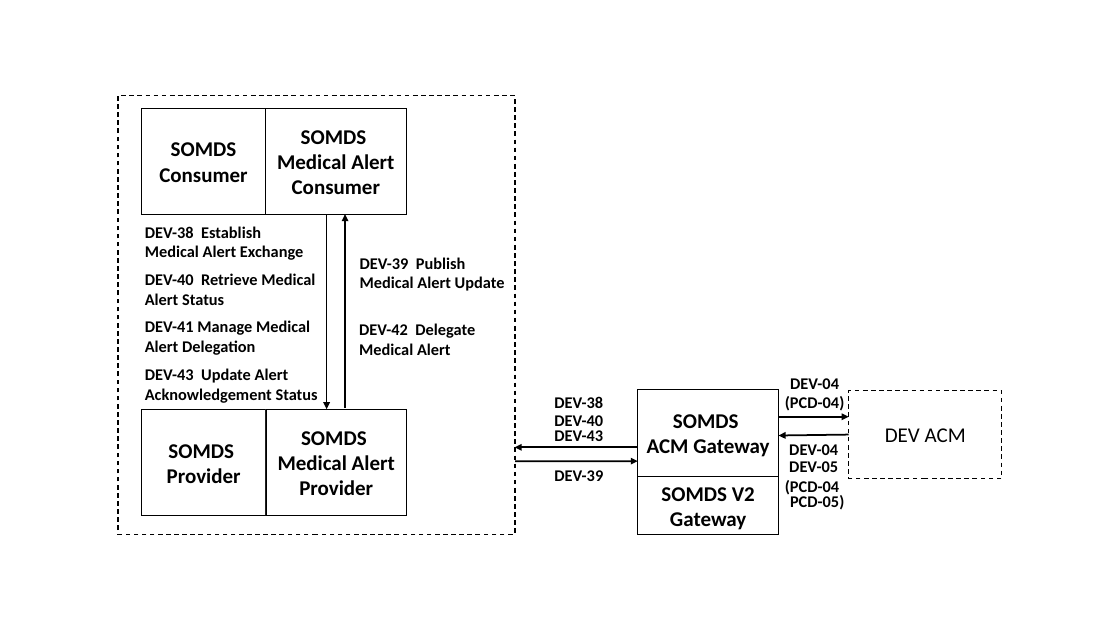
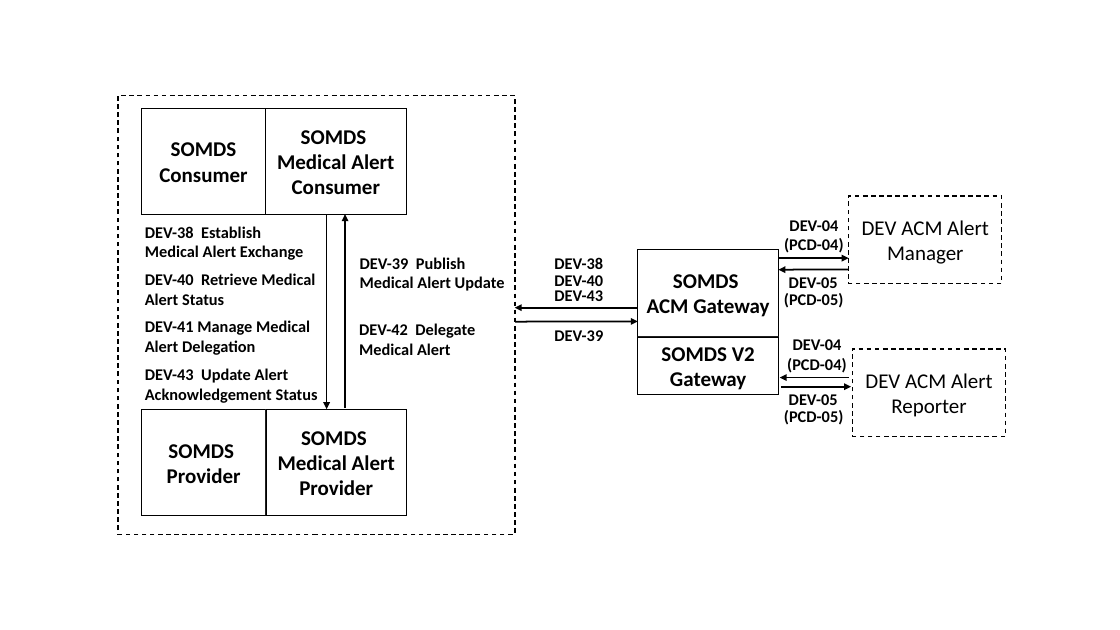
Before and after one commit to IHE/DEV.SDPi, a slide deck: slide 1 of sources/vol1-diagram-sdpi-a-actor.pptx. Drawn at 1120x630 pixels with LibreOffice and Linux fonts; fonts in the diff are those of the drawing. Boxes give left, top, right and bottom in pixels: in the first picture for what was removed or moved away, otherwise in the second. Text is boxed around its words. In the diff, an @@ line names an element or a change of style, - is before the commit and + after.

```diff
--- a/sources/vol1-diagram-sdpi-a-actor.pptx
+++ b/sources/vol1-diagram-sdpi-a-actor.pptx
@@ rectangle "DEV ACM Alert Manager": place and size @@
-rectangle "DEV ACM Alert Manager" at bbox=[849, 391, 1002, 478]
+rectangle "DEV ACM Alert Manager" at bbox=[849, 196, 1002, 283]
@@ text "DEV-04": place and size @@
-text "DEV-04" at bbox=[785, 378, 844, 410]
+text "DEV-04" at bbox=[784, 220, 843, 253]
@@ text in rectangle at bbox=[862, 220, 989, 264]: text changed @@
-DEV ACM
+DEV ACM Alert Manager
@@ text "DEV-05": place and size @@
-text "DEV-05" at bbox=[789, 461, 838, 472]
+text "DEV-05" at bbox=[789, 277, 838, 288]
@@ arrow moved from (779, 417) - (849, 417) to (779, 258) - (849, 258) @@
@@ arrow moved from (849, 434) - (779, 435) to (849, 270) - (779, 270) @@
@@ text at bbox=[784, 293, 843, 307]: text changed @@
-PCD-05)
+(PCD-05)
@@ 4 texts, 2 rectangles, 2 arrows: place and size @@
-4 texts, 2 rectangles, 2 arrows at bbox=[515, 389, 779, 534]
+4 texts, 2 rectangles, 2 arrows at bbox=[515, 250, 779, 394]
@@ text "DEV-04": place and size @@
-text "DEV-04" at bbox=[789, 444, 838, 455]
+text "DEV-04" at bbox=[787, 339, 846, 373]
@@ text at bbox=[787, 358, 846, 373]: paragraph added @@
+(PCD-04)
@@ rectangle added at bbox=[853, 349, 1006, 436], outline #000000 1 pt dashed, 18 pt, text #000000 @@
+DEV ACM Alert Reporter
@@ arrow added from (849, 378) to (780, 378), #000000 1.5 pt @@
@@ arrow added from (781, 386) to (851, 386), #000000 1.5 pt @@
@@ text at bbox=[784, 410, 843, 424]: text changed @@
-(PCD-04
+(PCD-05)
@@ text added at bbox=[789, 394, 838, 405], 14 pt, text #000000, bold @@
+DEV-05
```
Also in this commit, not shown: 20 other files.
